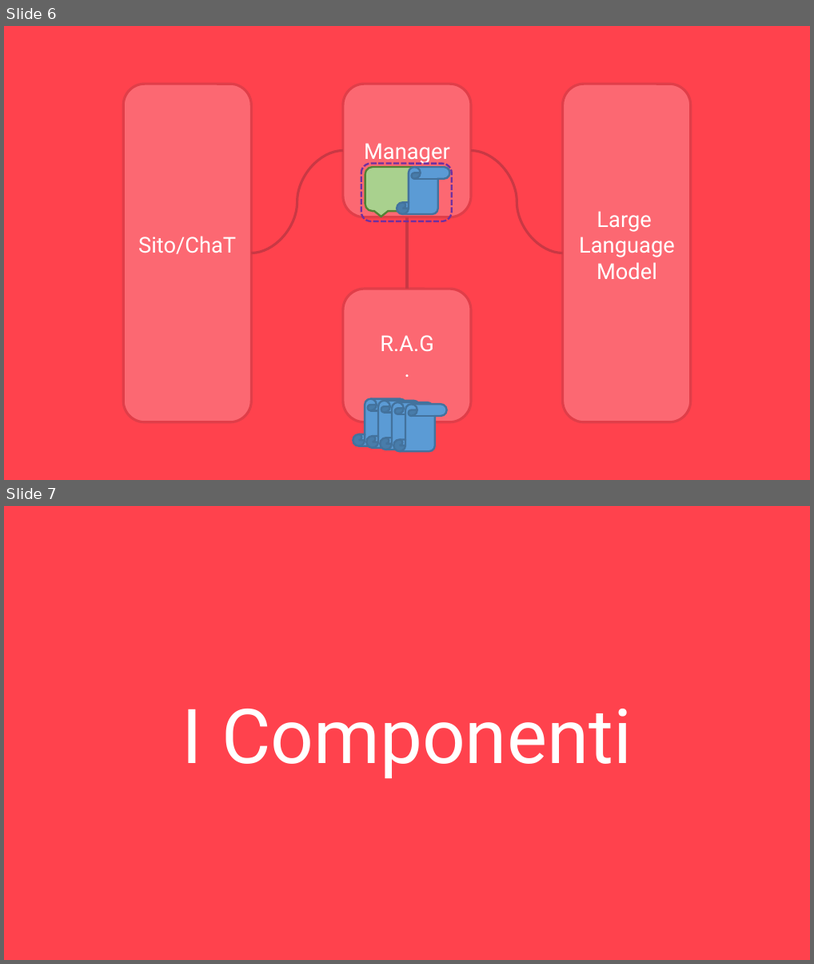
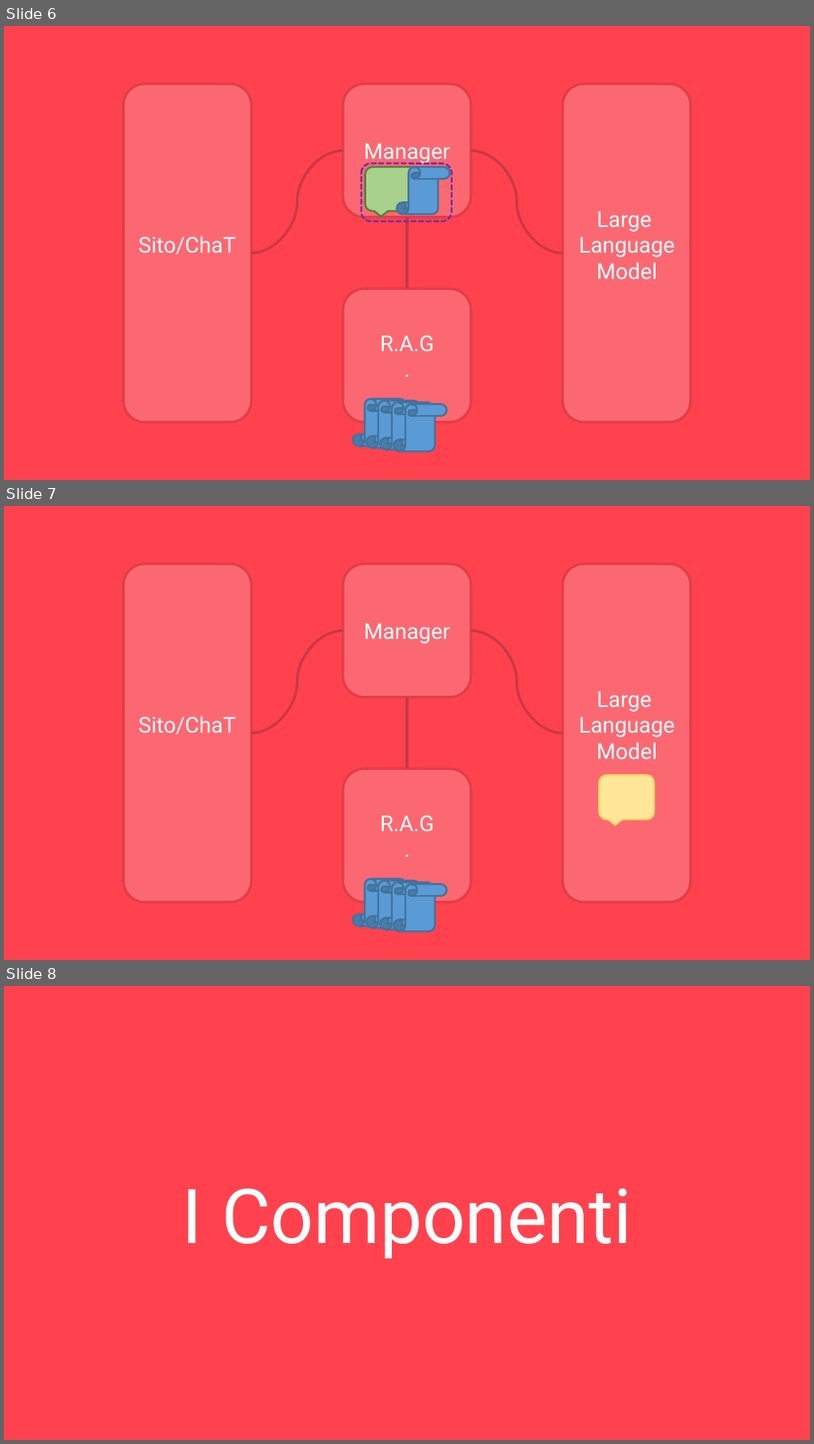
Before and after one commit to DanieleT07/ChatBotProjectEvaluation, a slide deck: docs/resources/Presentation.pptx. Shown one above the other, each under a label of ours: slides 6 and 7 before the commit, slides 6, 7 and 8 after it. The pictures are 814x964 and 814x1444 pixels, drawn with LibreOffice and Linux fonts; fonts in the diff are those of the drawing. Boxes give left, top, right and bottom in pixels: in the first picture for what was removed or moved away, otherwise in the second. Text is boxed around its words. In the diff, an @@ line names an element or a change of style, - is before the commit and + after.

```diff
--- a/docs/resources/Presentation.pptx
+++ b/docs/resources/Presentation.pptx
@@ slide 7 added at box(4, 506, 810, 960), background #FF424D @@
@@ rounded rectangle added at box(123, 564, 251, 902), fill #FC6872, outline #E03E49 3 pt @@
@@ rounded rectangle added at box(343, 564, 472, 696), fill #FC6872, outline #E03E49 3 pt @@
@@ rounded rectangle added at box(563, 564, 691, 902), fill #FC6872, outline #E03E49 3 pt @@
@@ text added at box(364, 623, 450, 644), 26 pt, text #FFFFFF @@
+Manager
@@ curved line added from (251, 733) to (343, 631), #C93844 3 pt @@
@@ curved line added from (472, 631) to (563, 733), #C93844 3 pt @@
@@ curved line added from (407, 697) to (407, 768), #C93844 3 pt @@
@@ text added at box(579, 691, 675, 759), 26 pt, text #FFFFFF @@
+Large
+Language
+Model
@@ text added at box(138, 716, 236, 734), 26 pt, text #FFFFFF @@
+Sito/ChaT
@@ rounded rectangle added at box(343, 768, 472, 902), fill #FC6872, outline #E03E49 3 pt @@
@@ rounded speech box added at box(600, 776, 655, 820), fill #FFE699, outline #FFD966 2.25 pt @@
@@ text added at box(380, 815, 434, 831), 26 pt, text #FFFFFF @@
+R.A.G.
@@ vertical scroll added at box(353, 879, 406, 926), fill #5B9BD5, outline #43739E 2.25 pt @@
@@ vertical scroll added at box(367, 880, 420, 928), fill #5B9BD5, outline #43739E 2.25 pt @@
@@ vertical scroll added at box(380, 882, 434, 929), fill #5B9BD5, outline #43739E 2.25 pt @@
@@ vertical scroll added at box(394, 884, 447, 932), fill #5B9BD5, outline #43739E 2.25 pt @@
@@ what was slide 7 is now slide 8 @@
```
Also in this commit, not shown: 8 other files.
